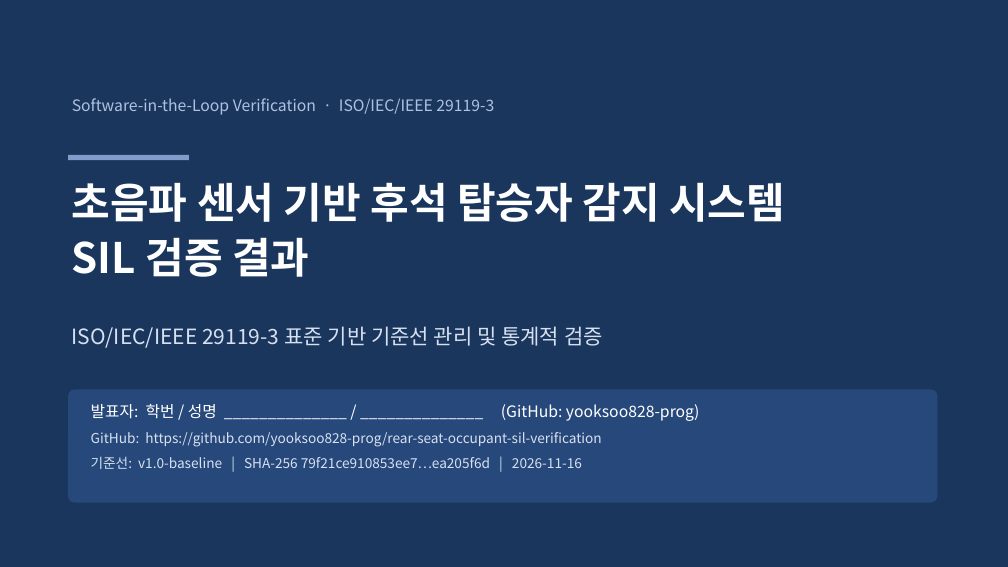
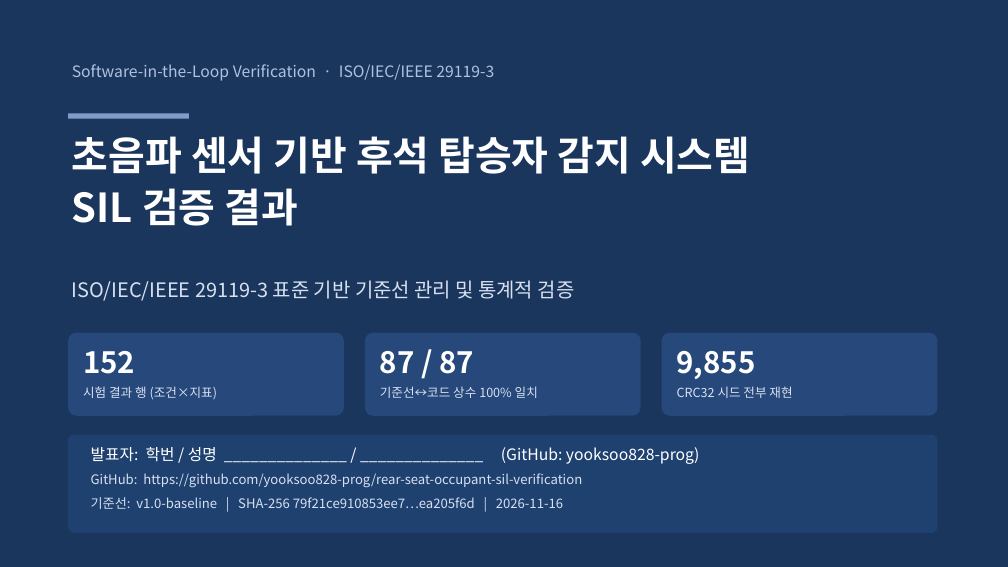
Before and after one commit to yooksoo828-prog/rear-seat-occupant-sil-verification, a slide deck: slide 1 of deliverables/후석탑승자감지_SIL검증_발표자료_v1.0.pptx. Drawn at 1008x567 pixels with LibreOffice and Linux fonts; fonts in the diff are those of the drawing. Boxes give left, top, right and bottom in pixels: in the first picture for what was removed or moved away, otherwise in the second. Text is boxed around its words. In the diff, an @@ line names an element or a change of style, - is before the commit and + after.

```diff
--- a/deliverables/후석탑승자감지_SIL검증_발표자료_v1.0.pptx
+++ b/deliverables/후석탑승자감지_SIL검증_발표자료_v1.0.pptx
@@ text "Software-in-the-Loop Verification · ISO/IEC/IEEE 29119-3": place and size @@
-text "Software-in-the-Loop Verification · ISO/IEC/IEEE 29119-3" at box(72, 98, 494, 115)
+text "Software-in-the-Loop Verification · ISO/IEC/IEEE 29119-3" at box(72, 64, 494, 81)
@@ rectangle: place and size @@
-rectangle at box(68, 155, 189, 160)
+rectangle at box(68, 113, 189, 119)
@@ text "초음파 센서 기반 후석 탑승자 ...": place and size @@
-text "초음파 센서 기반 후석 탑승자 ..." at box(72, 182, 785, 277)
+text "초음파 센서 기반 후석 탑승자 ..." at box(72, 136, 750, 226)
@@ text "초음파 센서 기반 후석 탑승자 ..." at box(72, 136, 750, 226): size 40 to 38 pt; line spacing 1.1 to 1.08 @@
@@ text "ISO/IEC/IEEE 29119-3 표준 기반 기준선 ...": place and size @@
-text "ISO/IEC/IEEE 29119-3 표준 기반 기준선 ..." at box(72, 326, 603, 348)
+text "ISO/IEC/IEEE 29119-3 표준 기반 기준선 ..." at box(72, 280, 575, 301)
@@ text "ISO/IEC/IEEE 29119-3 표준 기반 기준선 ..." at box(72, 280, 575, 301): size 20 to 19 pt @@
@@ rounded rectangle: place and size @@
-rounded rectangle at box(68, 389, 938, 503)
+rounded rectangle at box(68, 333, 344, 416)
@@ rounded rectangle at box(68, 333, 344, 416): proportions changed @@
@@ text added at box(83, 351, 135, 374), 28 pt, text #FFFFFF, bold @@
+152
@@ rounded rectangle added at box(365, 333, 641, 416), fill #27487A @@
@@ text added at box(380, 351, 474, 374), 28 pt, text #FFFFFF, bold @@
+87 / 87
@@ rounded rectangle added at box(662, 333, 938, 416), fill #27487A @@
@@ text added at box(677, 351, 756, 379), 28 pt, text #FFFFFF, bold @@
+9,855
@@ text added at box(83, 386, 217, 399), 12 pt, text #D6E0F0 @@
+시험 결과 행 (조건×지표)
@@ text added at box(380, 386, 538, 398), 12 pt, text #D6E0F0 @@
+기준선↔코드 상수 100% 일치
@@ text added at box(677, 386, 792, 398), 12 pt, text #D6E0F0 @@
+CRC32 시드 전부 재현
@@ rounded rectangle added at box(68, 435, 938, 533), fill #1F4170 @@
@@ text "발표자: 학번 / 성명 ______________ ...": place and size @@
-text "발표자: 학번 / 성명 ______________ ..." at box(91, 404, 699, 469)
+text "발표자: 학번 / 성명 ______________ ..." at box(91, 447, 699, 509)
@@ text "발표자: 학번 / 성명 ______________ ..." at box(91, 447, 699, 509): size 13 to 12.5 pt in "GitHub: https://github.com/yooksoo828-prog/rear-seat-occupan ...", "기준선: v1.0-baseline | SHA-256 79f21ce910853ee7…ea205f6d | 202 ..."; less space between paragraphs @@
```
Also in this commit, not shown: 8 other slides changed, 6 other files.
